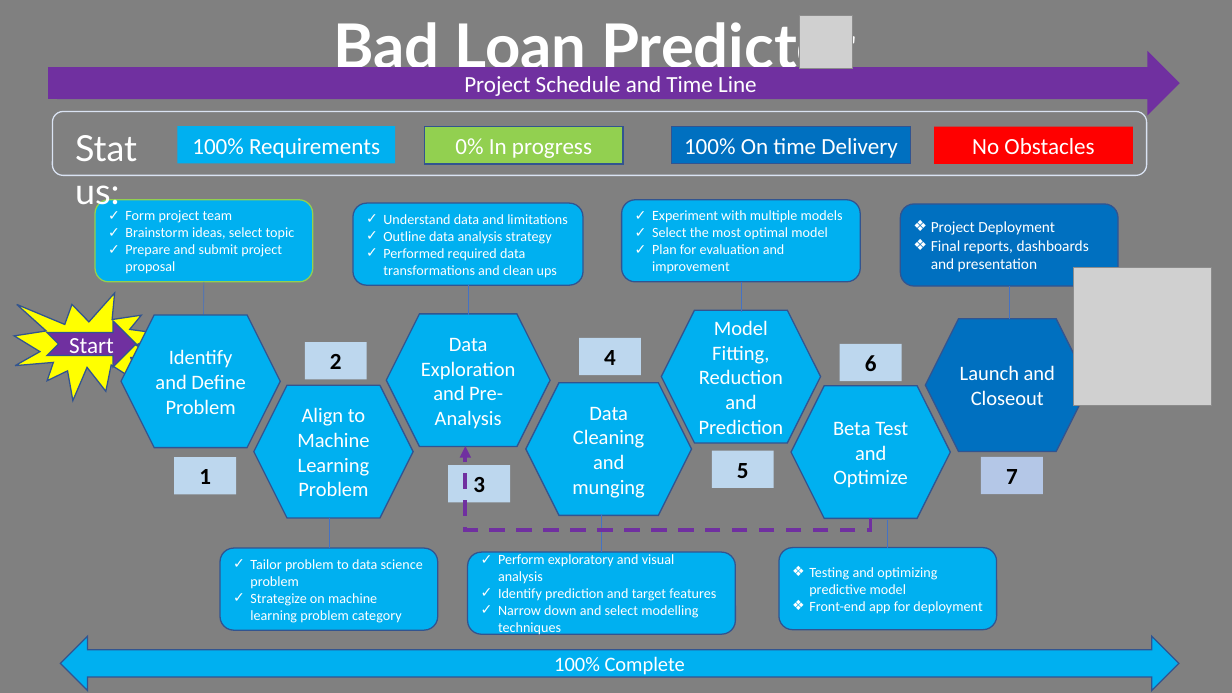
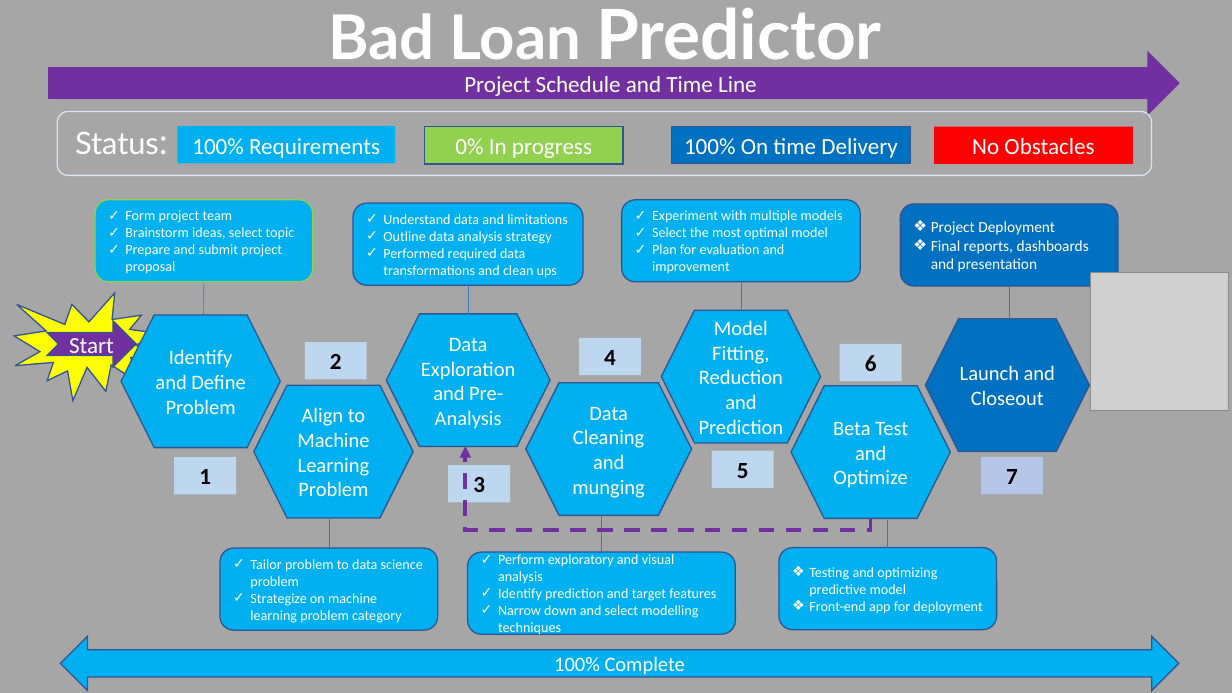
Before and after one commit to benieevelyne/BLPFinalProject, a slide deck: slide 3 of BLP Final Presentation.pptx. Drawn at 1232x693 pixels with LibreOffice and Linux fonts; fonts in the diff are those of the drawing; grey boxes stand for pictures. Boxes give left, top, right and bottom in pixels: in the first picture for what was removed or moved away, otherwise in the second. Text is boxed around its words. In the diff, an @@ line names an element or a change of style, - is before the commit and + after.

Commit message:
Final presentation

```diff
--- a/BLP Final Presentation.pptx
+++ b/BLP Final Presentation.pptx
@@ background #808080 to #A6A6A6 @@
@@ title "Bad Loan Predictor": place and size @@
-title "Bad Loan Predictor" at [334,16,855,80]
+title "Bad Loan Predictor" at [328,7,882,72]
@@ title "Bad Loan Predictor" at [328,7,882,72]: size 48 to 54 pt in "Predictor" @@
@@ picture removed at [799,16,853,69] @@
@@ rounded rectangle: place and size @@
-rounded rectangle at [53,112,1147,176]
+rounded rectangle at [57,112,1152,176]
@@ text "Status:" at [75,132,159,154]: size 28 to 24 pt in "Status:" @@
@@ picture: place and size @@
-picture at [1074,268,1212,406]
+picture at [1091,273,1228,410]
```
Also in this commit, not shown: 9 other slides changed.
